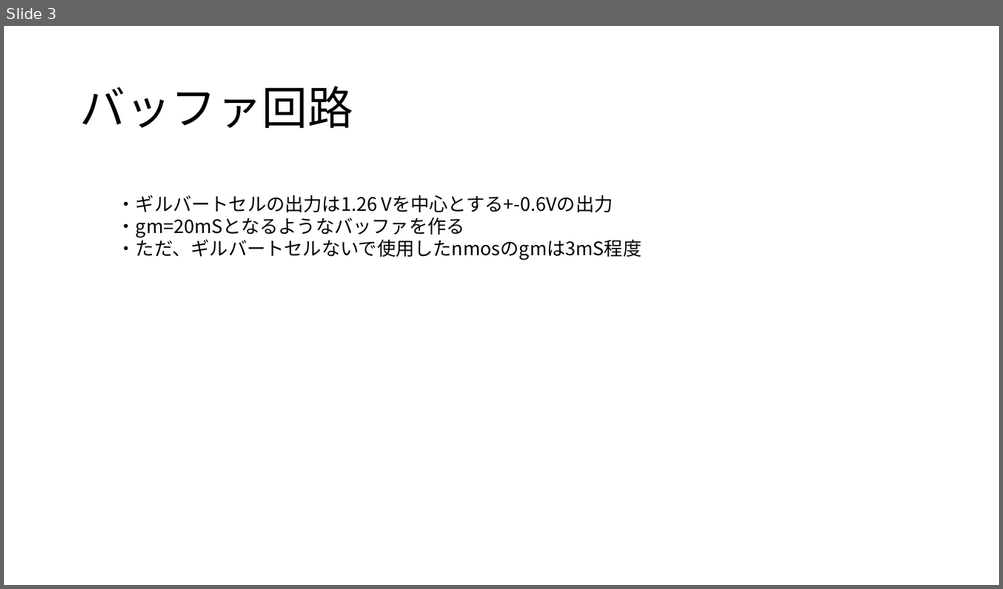
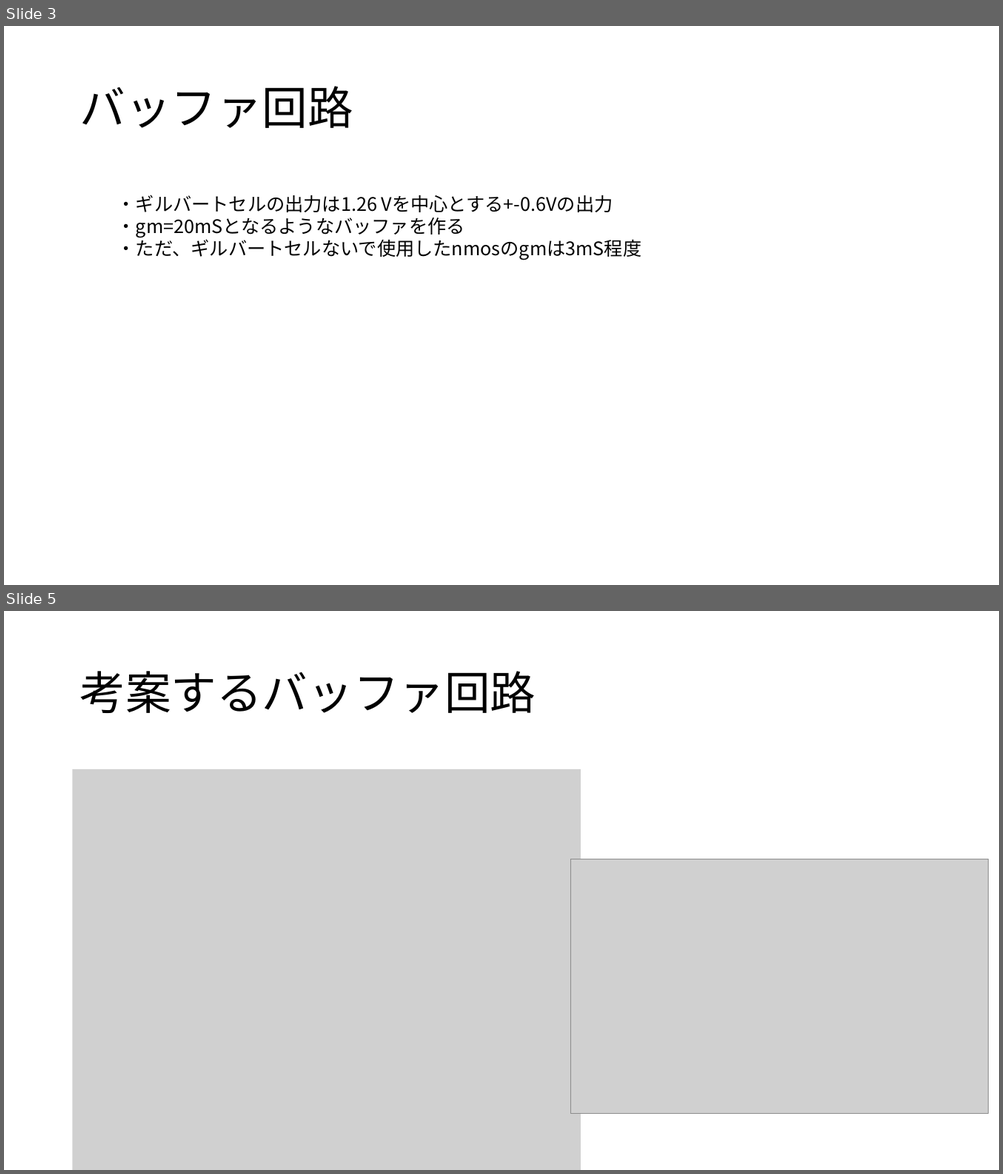
Before and after one commit to kjm-desktop10400/reserch, a slide deck: folded_gilbert/seminar/20231205/めも.pptx. Shown one above the other, each under a label of ours: slide 3 before the commit, slides 3 and 5 after it; the slides between them are not shown. The pictures are 1003x589 and 1003x1174 pixels, drawn with LibreOffice and Linux fonts; fonts in the diff are those of the drawing; grey boxes stand for pictures. Boxes give left, top, right and bottom in pixels: in the first picture for what was removed or moved away, otherwise in the second. Text is boxed around its words. In the diff, an @@ line names an element or a change of style, - is before the commit and + after.

```diff
--- a/folded_gilbert/seminar/20231205/めも.pptx
+++ b/folded_gilbert/seminar/20231205/めも.pptx
@@ slide 5 added at (x1=4, y1=611, x2=999, y2=1170), background #FFFFFF @@
@@ title added at (x1=79, y1=671, x2=535, y2=713), 44 pt, text #000000 @@
+考案するバッファ回路
@@ picture added at (x1=73, y1=769, x2=580, y2=1170) @@
@@ picture added at (x1=570, y1=860, x2=988, y2=1114) @@
```
Also in this commit, not shown: 1 slide changed, 2 other slides added, 2 slides removed, 14 other files.
